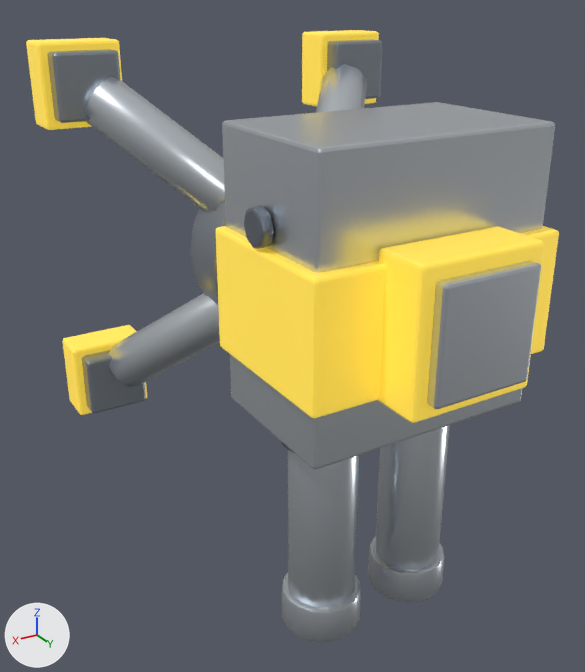
Renders of the FBX model Assets/GeneratedBaseItems/21_Automated_Sentry_Turret.fbx from each side of a commit.
Rendered twice from a 50 mm lens placed at (1.91, 4.01, 1.15), pointed at (0.11, 1.01, -0.35). Arrows for +X, +Y and +Z are at lower left; the lights stay in place. The first picture is the older version.

The first picture shows '21_Automated_Sentry_Turret'.
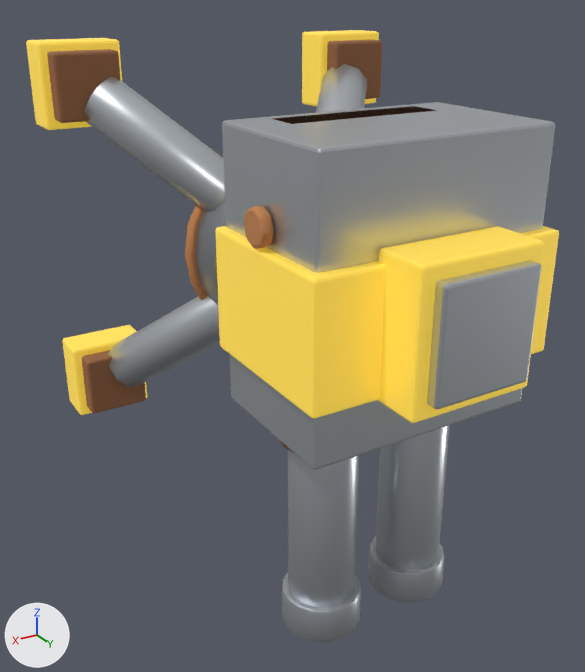
What changed in the scene script:
```text
Add mat_rust___orange_oxide:
    mat_rust___orange_oxide = principled_material('Rust | orange oxide')
    mat_rust___orange_oxide.base_color = (0.64, 0.28, 0.11)  # orange #d1905d
    mat_rust___orange_oxide.metallic = 0.32
    mat_rust___orange_oxide.roughness = 0.76
Add mat_rust___deep_brown:
    mat_rust___deep_brown = principled_material('Rust | deep brown')
    mat_rust___deep_brown.base_color = (0.34, 0.15, 0.07)  # brown #9e6c4b
    mat_rust___deep_brown.metallic = 0.24
    mat_rust___deep_brown.roughness = 0.84
Change me_21_automated_sentry_turret_mesh_001:
    used by ob_21_automated_sentry_turret; location = (0.0, 0.0, 0.0)
    remove me_21_automated_sentry_turret_mesh_001.from_pydata(...)  # 2296 vertices, 2064 faces; spans x -0.93..0.93, y 0.0..2.15, z -1.6..0.93
    add me_21_automated_sentry_turret_mesh_001.from_pydata(...)  # 2832 vertices, 2598 faces; spans x -0.93..0.93, y 0.0..2.15, z -1.6..0.93
    me_21_automated_sentry_turret_mesh_001 part 1: the loose piece of 56 vertices spanning x -0.47..0.47, y 1.22..1.82, z 0.1..0.66 is copied, and the copy is scaled about its middle by (0.763, 0.282, 0.45), then moved by (0.0, -0.2, 0.18), in mat_rust___deep_brown (brown #9e6c4b); it spans x -0.36..0.36, y 1.23..1.41, z 0.43..0.69
    me_21_automated_sentry_turret_mesh_001 part 2: 16 vertices moved within x -0.41..0.41, y 0.61..0.87, z -0.41..0.41; 8 vertices removed from x -0.4..0.4, y 0.87, z -0.4..0.4; 488 vertices added at x -0.47..0.47, y 0.61..0.87, z -0.47..0.47
    me_21_automated_sentry_turret_mesh_001 part 3: 8 vertices moved within x 0.54..0.58, y 1.45..1.59, z 0.29..0.43; 8 vertices removed from x 0.54..0.58, y 1.46..1.58, z 0.3..0.42; 8 vertices added at x 0.54..0.58, y 1.45..1.59, z 0.29..0.43
    me_21_automated_sentry_turret_mesh_001 part 4: 216 faces spanning x -0.89..0.89, y 0.15..0.29, z -0.89..0.89 switch from mat_titanium___graphite_armor (grey #9ea6af) to mat_rust___deep_brown (brown #9e6c4b)
    me_21_automated_sentry_turret_mesh_001 part 5: 128 faces spanning x -0.58..0.58, y 1.44..1.6, z 0.28..0.44 switch from mat_iron___dark_forged_steel (grey #7c848e) to mat_rust___orange_oxide (orange #d1905d)
    other edits to the shape of me_21_automated_sentry_turret_mesh_001 do not show in these pictures
```

Boxes (x1, y1, x2, y2) around the edits, measured in the pictures (585 x 672 px; the box of a moved part takes in the faces that stretch with it):
part 1 of me_21_automated_sentry_turret_mesh_001, added
    after: (274, 106, 437, 124)
part 2 of me_21_automated_sentry_turret_mesh_001, built on (mostly hidden before)
    before: (190, 211, 226, 295)
    after: (185, 205, 225, 300)
part 3 of me_21_automated_sentry_turret_mesh_001, moved or reshaped
    both: (244, 206, 274, 249)
part 4 of me_21_automated_sentry_turret_mesh_001, recoloured
    both: (47, 40, 382, 413)
part 5 of me_21_automated_sentry_turret_mesh_001, recoloured
    both: (246, 206, 273, 249)
